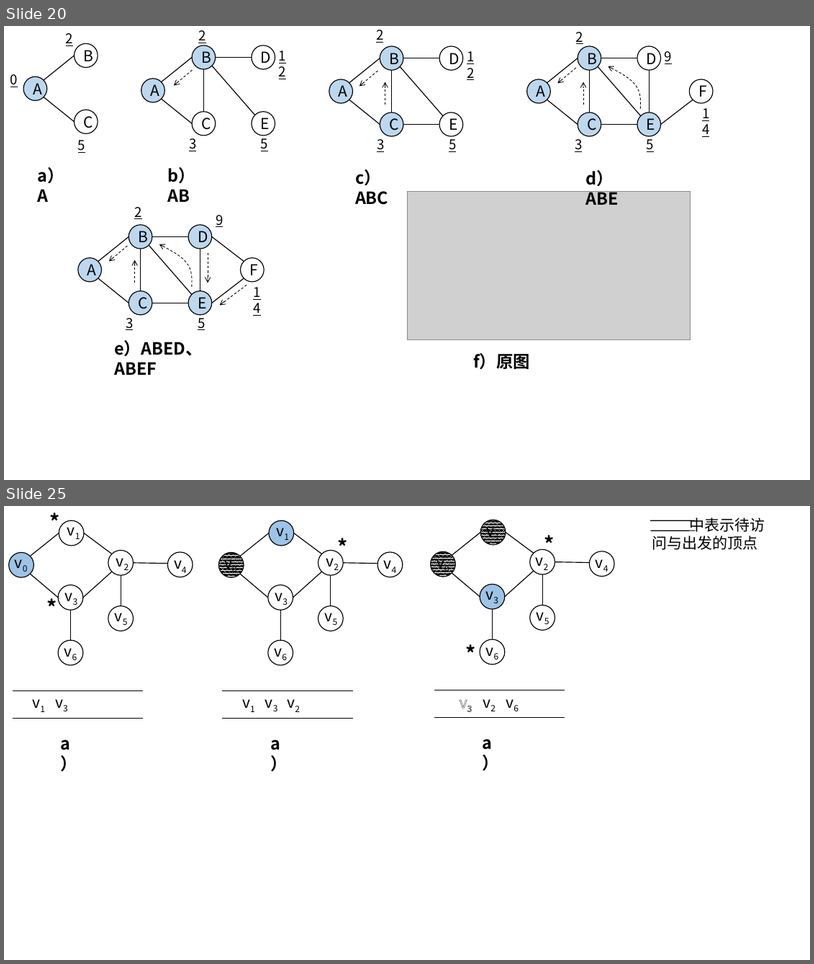
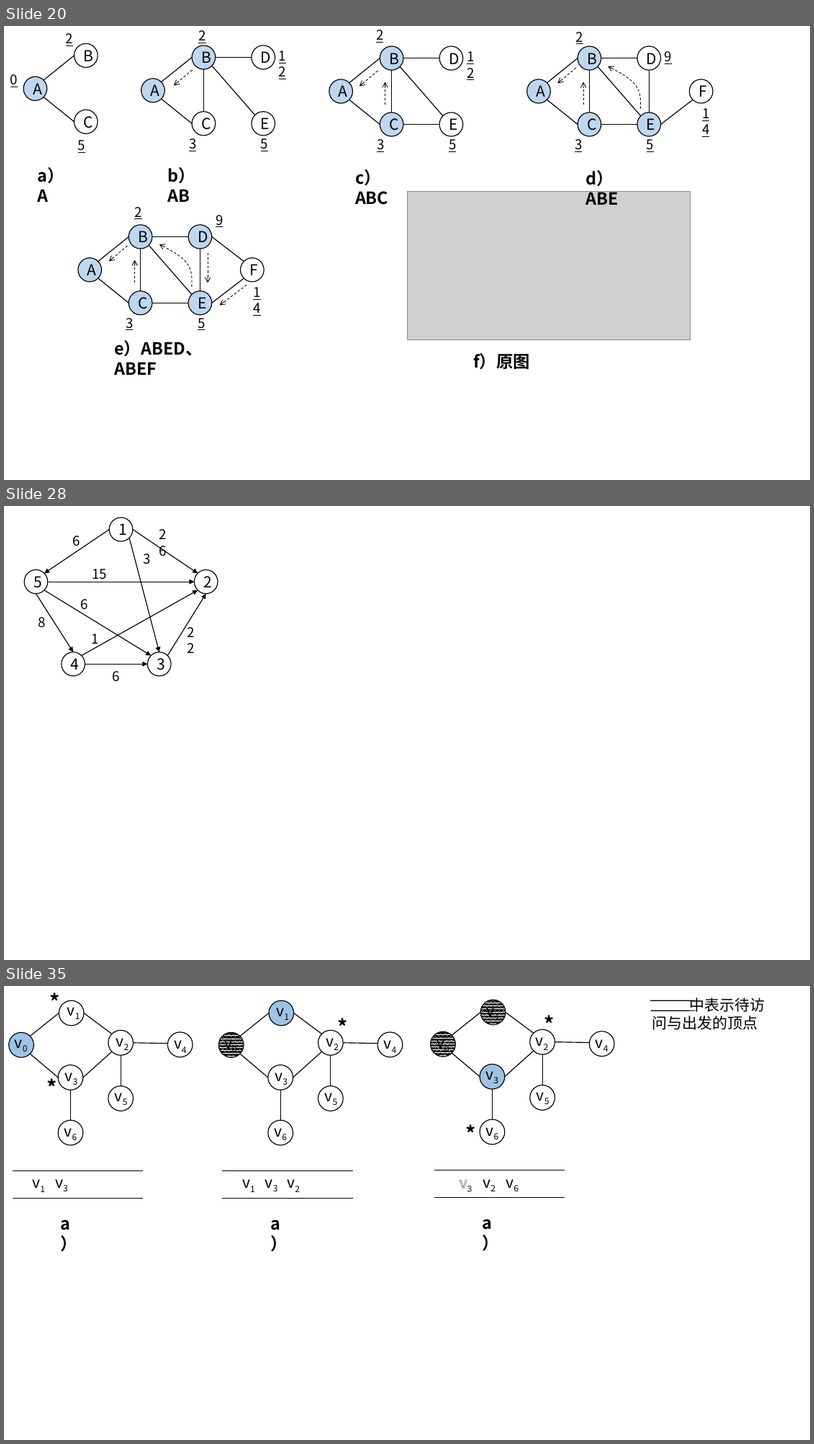
Before and after one commit to CoreLoop163/CoreLoopBooks, a slide deck: data_structure/assets/pics_and_ppts/ch5/画图用、.pptx. Shown one above the other, each under a label of ours: slides 20 and 25 before the commit, slides 20, 28 and 35 after it; the slides between them are not shown. The pictures are 814x964 and 814x1444 pixels, drawn with LibreOffice and Linux fonts; fonts in the diff are those of the drawing; grey boxes stand for pictures. Boxes give left, top, right and bottom in pixels: in the first picture for what was removed or moved away, otherwise in the second. Text is boxed around its words. In the diff, an @@ line names an element or a change of style, - is before the commit and + after.

```diff
--- a/data_structure/assets/pics_and_ppts/ch5/画图用、.pptx
+++ b/data_structure/assets/pics_and_ppts/ch5/画图用、.pptx
@@ slide 28 added at box(4, 506, 810, 960), background #FFFFFF @@
@@ ellipse added at box(109, 518, 133, 542), fill #FFFFFF, outline #000000 1 pt, 18 pt, text #000000 @@
+1
@@ text added at box(153, 523, 180, 546), 16 pt, text #000000 @@
+26
@@ arrow added from (109, 530) to (44, 573), #000000 1 pt @@
@@ text added at box(73, 536, 80, 550), 16 pt, text #000000 @@
+6
@@ arrow added from (129, 538) to (160, 651), #000000 1 pt @@
@@ arrow added from (133, 530) to (198, 573), #000000 1 pt @@
@@ ellipse added at box(24, 569, 47, 594), fill #FFFFFF, outline #000000 1 pt, 18 pt, text #000000 @@
+5
@@ text added at box(93, 569, 108, 582), 16 pt, text #000000 @@
+15
@@ text added at box(143, 554, 150, 564), 16 pt, text #000000 @@
+3
@@ ellipse added at box(195, 569, 218, 594), fill #FFFFFF, outline #000000 1 pt, 18 pt, text #000000 @@
+2
@@ arrow added from (44, 590) to (151, 656), #000000 1 pt @@
@@ arrow added from (47, 582) to (195, 582), #000000 1 pt @@
@@ arrow added from (82, 656) to (198, 590), #000000 1 pt @@
@@ arrow added from (36, 594) to (73, 651), #000000 1 pt @@
@@ text added at box(80, 599, 88, 613), 16 pt, text #000000 @@
+6
@@ arrow added from (168, 656) to (206, 594), #000000 1 pt @@
@@ text added at box(39, 617, 46, 628), 16 pt, text #000000 @@
+8
@@ text added at box(92, 633, 99, 648), 16 pt, text #000000 @@
+1
@@ text added at box(181, 621, 208, 644), 16 pt, text #000000 @@
+22
@@ ellipse added at box(62, 651, 85, 676), fill #FFFFFF, outline #000000 1 pt, 18 pt, text #000000 @@
+4
@@ ellipse added at box(147, 651, 171, 676), fill #FFFFFF, outline #000000 1 pt, 18 pt, text #000000 @@
+3
@@ arrow added from (85, 664) to (147, 664), #000000 1 pt @@
@@ text added at box(113, 671, 120, 682), 16 pt, text #000000 @@
+6
@@ what was slide 25 is now slide 35 @@
```
Also in this commit, not shown: 1 slide changed, 8 other slides added, 32 other files.
